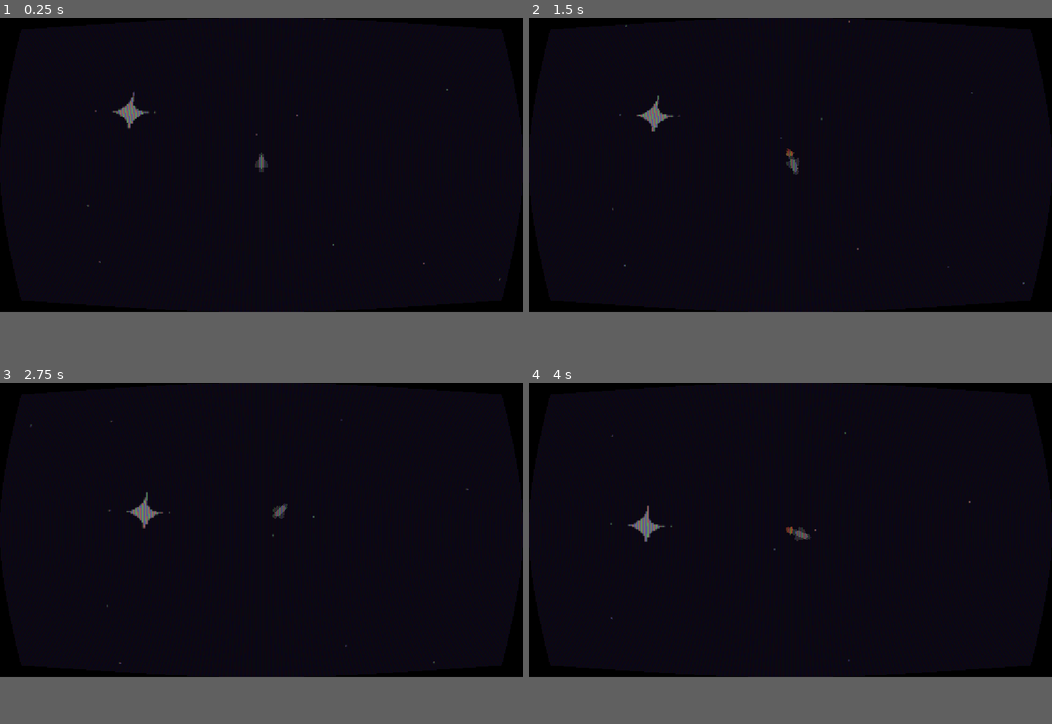
Above: before the commit, frames 1-4 (two rows, left to right).
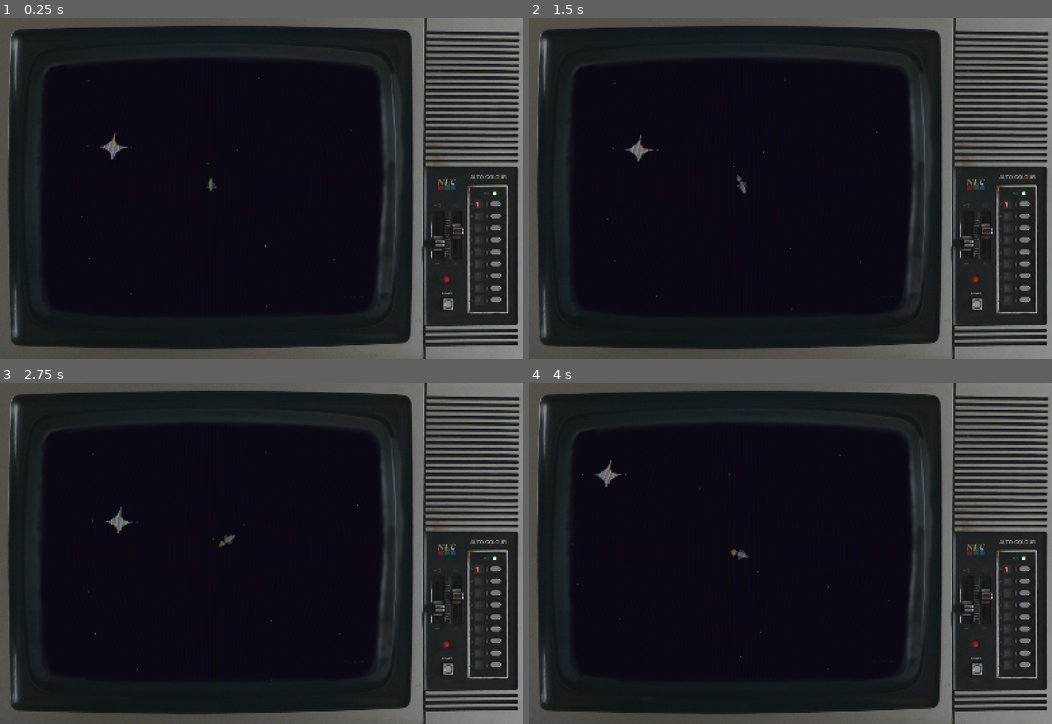
Above: after the commit, the same moments.

Repository: RedNinja17/8bitgamejam2026
Game: Godot game, scene res://scenes/game.tscn
The game is run twice, just before and just after one commit, with the same random seed, the same clock (stepped at 60 frames per second) and the same inputs.
Inputs (mouse positions are in pixels of both pictures, inside the frame that each line leads up to):
- Up to frame 1 (0.25 s): no input
- Up to frame 2 (1.5 s): tap Enter at 0.5 s; move the mouse to (905, 150) at 0.52 s; click (905, 150) at 0.67 s; move the mouse to (685, 178) at 1.27 s; click (685, 178) at 1.42 s
- Up to frame 3 (2.75 s): move the mouse to (313, 464) at 2.02 s; click (313, 464) at 2.17 s
- Up to frame 4 (4 s): move the mouse to (764, 587) at 2.77 s; click (764, 587) at 2.92 s; move the mouse to (947, 573) at 3.52 s; click (947, 573) at 3.67 s
The window is 800x450 before the commit and 800x522 after it. Grey fills any space a smaller window leaves; there, only what the larger window draws over its background counts as a difference.

The runs differ from the first frame. In frame 1, 30% of the frame differs, in the area x 0-100%, y 0-100%; in frame 2, 30%; in frame 3, 30%; in frame 4, 30%.

Commit message:
added tv

Diff:
--- a/space-game/project.godot
+++ b/space-game/project.godot
@@ -26,7 +26,10 @@
 
 [display]
 
+window/size/viewport_width=1550
+window/size/viewport_height=1012
 window/size/mode=2
+window/size/initial_position=Vector2i(50, 50)
 window/size/resizable=false
 window/size/borderless=true
 window/size/transparent=true
--- a/space-game/scenes/game.tscn
+++ b/space-game/scenes/game.tscn
@@ -5,6 +5,7 @@
 [ext_resource type="Script" uid="uid://c8x1fhq7gw8o5" path="res://scripts/player.gd" id="1_yqjtg"]
 [ext_resource type="Texture2D" uid="uid://mutkan8sqshn" path="res://assets/sprites/background.png" id="3_lnu2h"]
 [ext_resource type="Shader" uid="uid://com71x5sm4c16" path="res://assets/vfx/crt.gdshader" id="4_lbhrr"]
+[ext_resource type="Texture2D" uid="uid://bmc3cvxyypggw" path="res://assets/sprites/tv.png" id="6_p57ef"]
 
 [sub_resource type="ShaderMaterial" id="ShaderMaterial_lbhrr"]
 shader = ExtResource("4_lbhrr")
@@ -19,16 +20,18 @@
 
 [node name="SubViewportContainer" type="SubViewportContainer" parent="." unique_id=752497784]
 material = SubResource("ShaderMaterial_lbhrr")
-offset_right = 1152.0
-offset_bottom = 648.0
+offset_left = 50.0
+offset_top = 75.0
+offset_right = 1202.0
+offset_bottom = 925.0
 stretch = true
 
 [node name="SubViewport" type="SubViewport" parent="SubViewportContainer" unique_id=986467888]
 transparent_bg = true
 handle_input_locally = false
 use_hdr_2d = true
-size = Vector2i(1152, 648)
-size_2d_override = Vector2i(1152, 648)
+size = Vector2i(1152, 850)
+size_2d_override = Vector2i(1152, 850)
 size_2d_override_stretch = true
 render_target_update_mode = 4
 
@@ -50,3 +53,8 @@
 zoom = Vector2(3, 3)
 process_callback = 0
 position_smoothing_enabled = true
+
+[node name="Sprite2D" type="Sprite2D" parent="." unique_id=520134413]
+texture_filter = 6
+texture = ExtResource("6_p57ef")
+centered = false
Binary file added: space-game/assets/sprites/tv.png
Not shown, added: space-game/assets/sprites/tv.png.import
